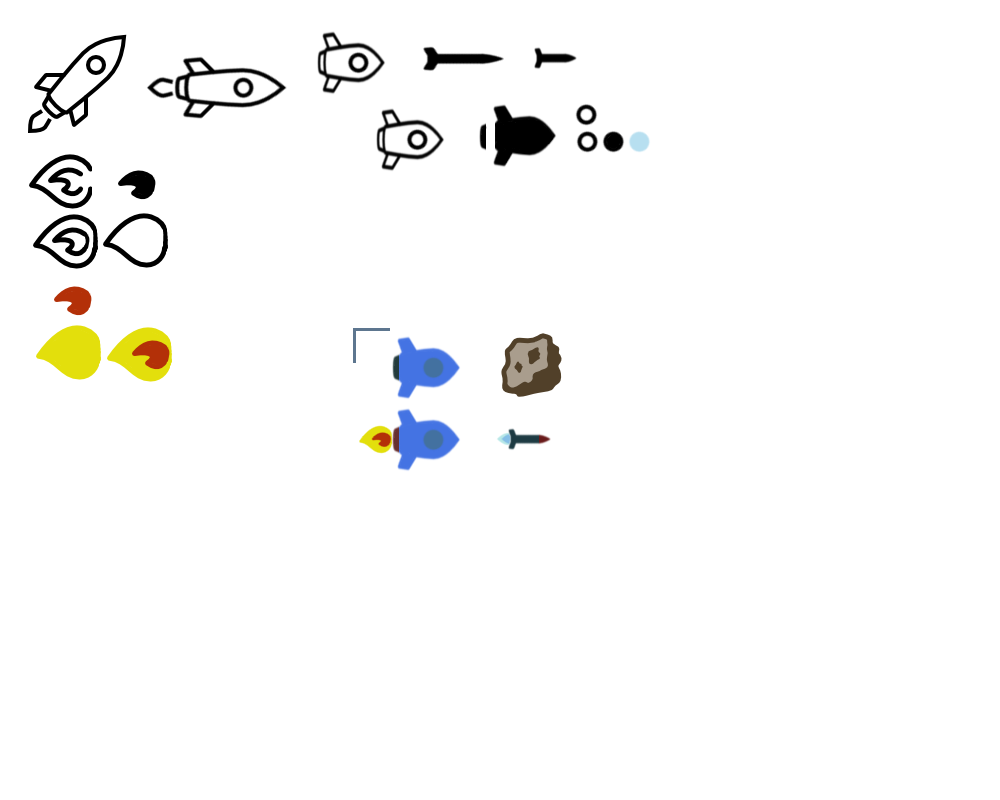
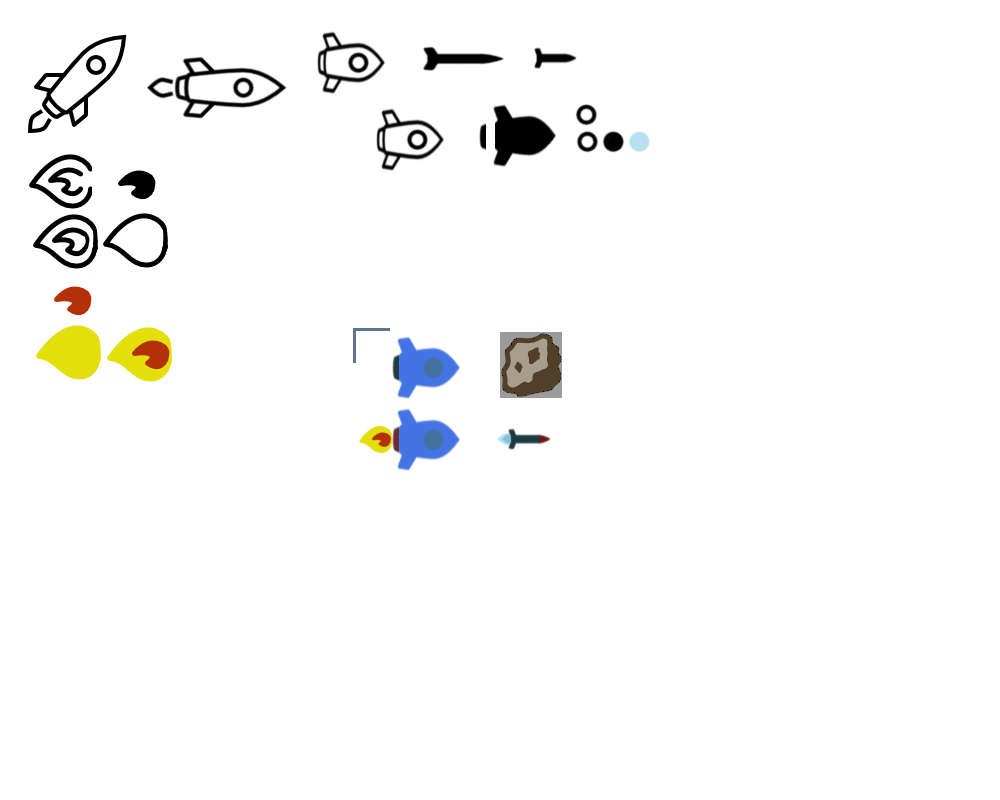
Revision of a layered w=1000, h=800 image; what changed, layer by layer:
added layer "polygon points" above "polygon lines" over (502, 334, 561, 396)
painted on "mask" over (500, 332, 562, 398)
